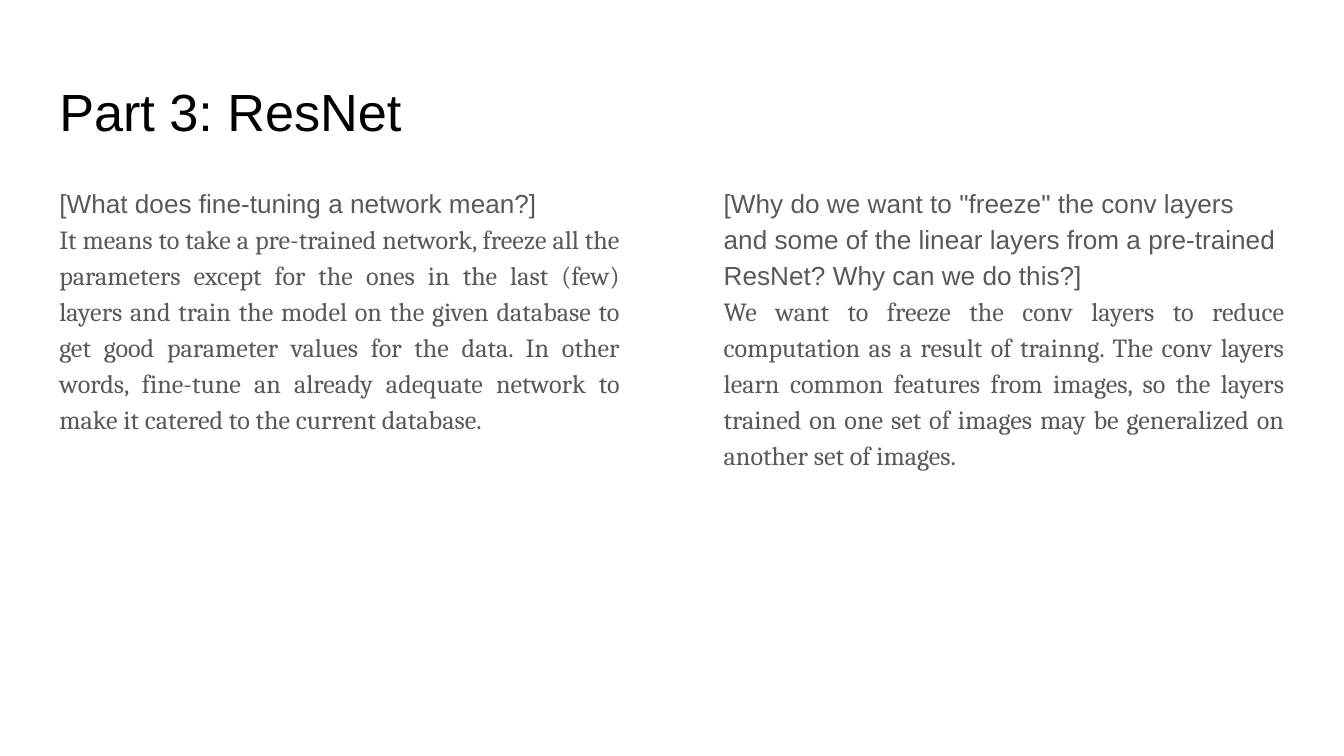
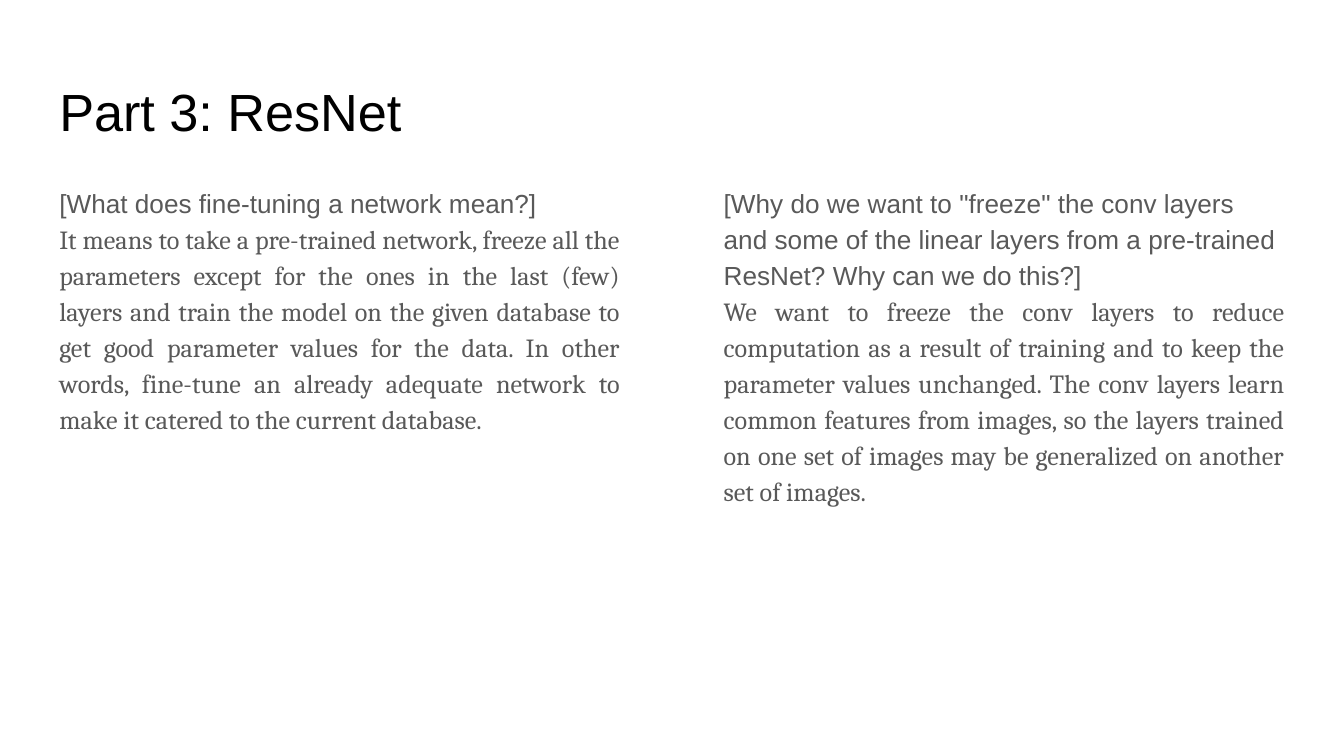
Before and after one commit to ShuvoNewaz/CS-6476-Projects-Fall2022, a slide deck: slide 11 of docs/proj4_report.pptx. Drawn at 1344x756 pixels with LibreOffice and Linux fonts; fonts in the diff are those of the drawing. Boxes give left, top, right and bottom in pixels: in the first picture for what was removed or moved away, otherwise in the second. Text is boxed around its words. In the diff, an @@ line names an element or a change of style, - is before the commit and + after.

```diff
--- a/docs/proj4_report.pptx
+++ b/docs/proj4_report.pptx
@@ text at bbox=[724, 302, 1284, 507]: text changed @@
-We want to freeze the conv layers to reduce computation as a result of trainng. The conv layers learn common features from images, so the layers trained on one set of images may be generalized on another set of images.
+We want to freeze the conv layers to reduce computation as a result of training and to keep the parameter values unchanged. The conv layers learn common features from images, so the layers trained on one set of images may be generalized on another set of images.
```
Also in this commit, not shown: 6 other slides changed, 7 other files.
